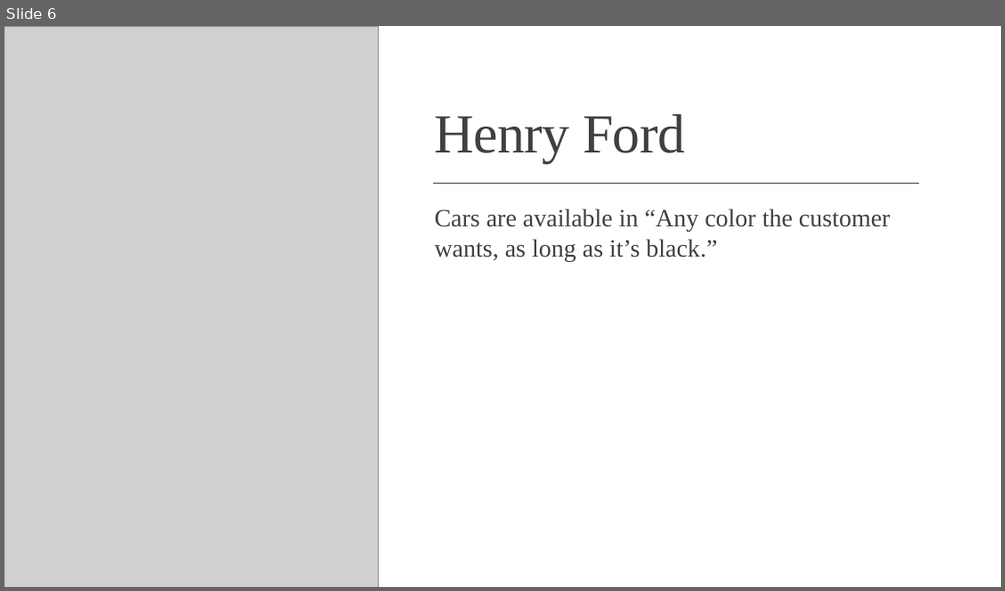
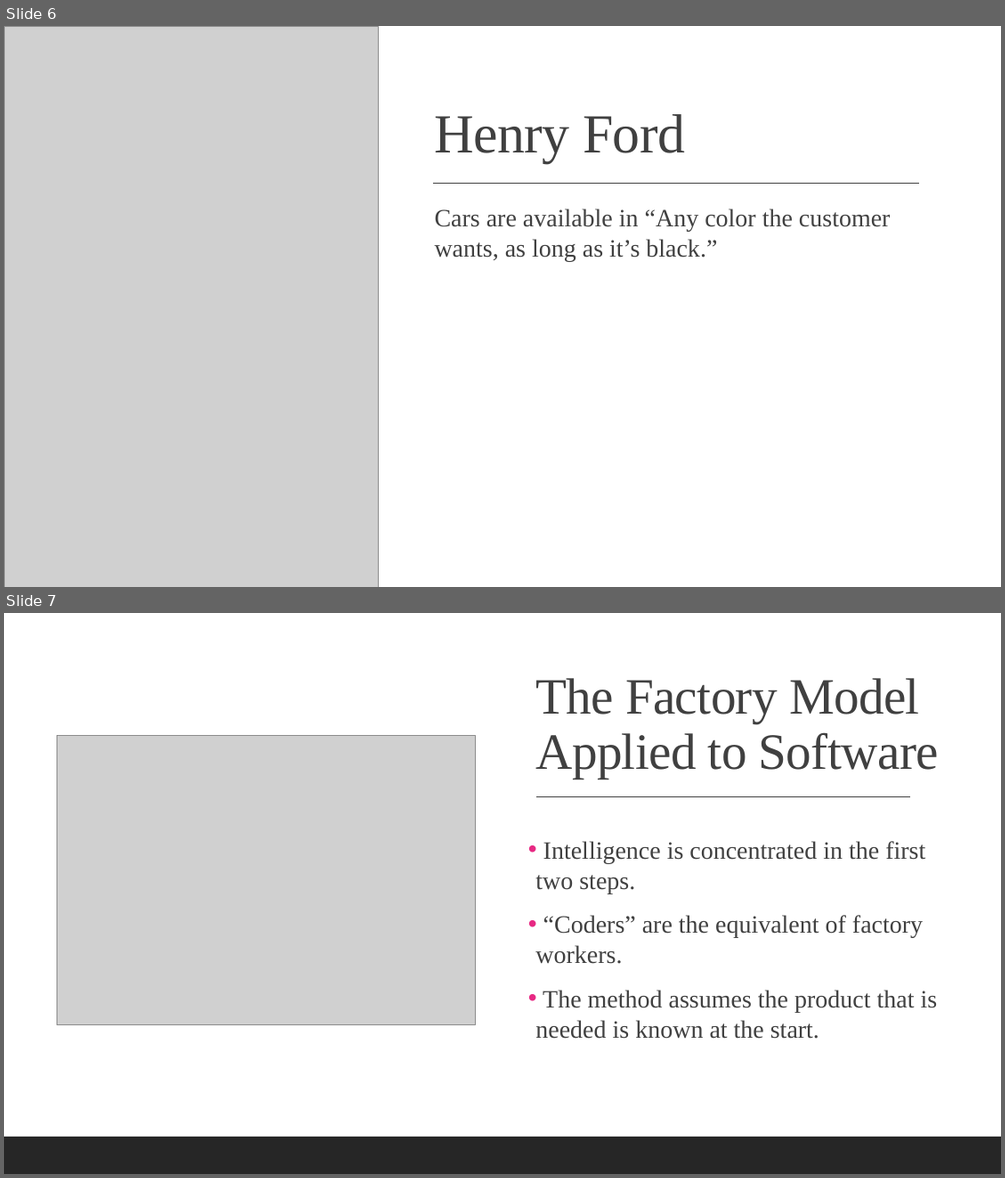
Before and after one commit to gcallah/OnlineDevops, a slide deck: present/DivisionOfLabor.pptx. Shown one above the other, each under a label of ours: slide 6 before the commit, slides 6 and 7 after it. The pictures are 1005x591 and 1005x1178 pixels, drawn with LibreOffice and Linux fonts; fonts in the diff are those of the drawing; grey boxes stand for pictures. Boxes give left, top, right and bottom in pixels: in the first picture for what was removed or moved away, otherwise in the second. Text is boxed around its words. In the diff, an @@ line names an element or a change of style, - is before the commit and + after.

```diff
--- a/present/DivisionOfLabor.pptx
+++ b/present/DivisionOfLabor.pptx
@@ slide 7 added at box(4, 613, 1001, 1174), background #FFFFFF @@
@@ rectangle added at box(4, 613, 1001, 1174), fill #FFFFFF @@
@@ title added at box(535, 678, 938, 778), 49 pt, text #404040 @@
+The Factory Model Applied to Software
@@ picture added at box(57, 736, 474, 1025) @@
@@ line added from (536, 797) to (910, 797), #404040 1 pt @@
@@ text added at box(535, 841, 938, 1038), 24 pt, text #404040 @@
+• Intelligence is concentrated in the first two steps.
+• “Coders” are the equivalent of factory workers.
+• The method assumes the product that is needed is known at the start.
@@ rectangle added at box(4, 1136, 1001, 1174), fill #262626 @@
```
Also in this commit, not shown: 1 slide changed, 1 other slide added.
